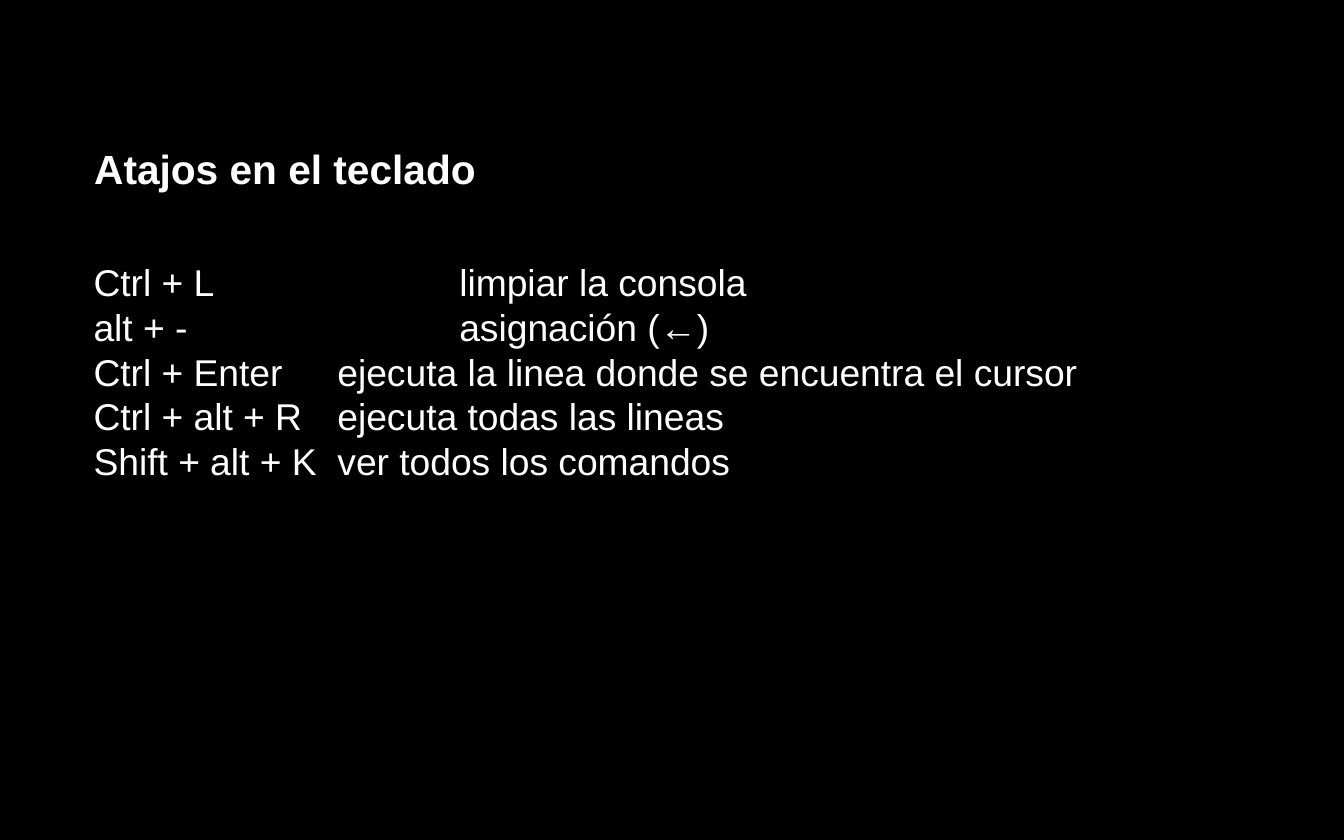
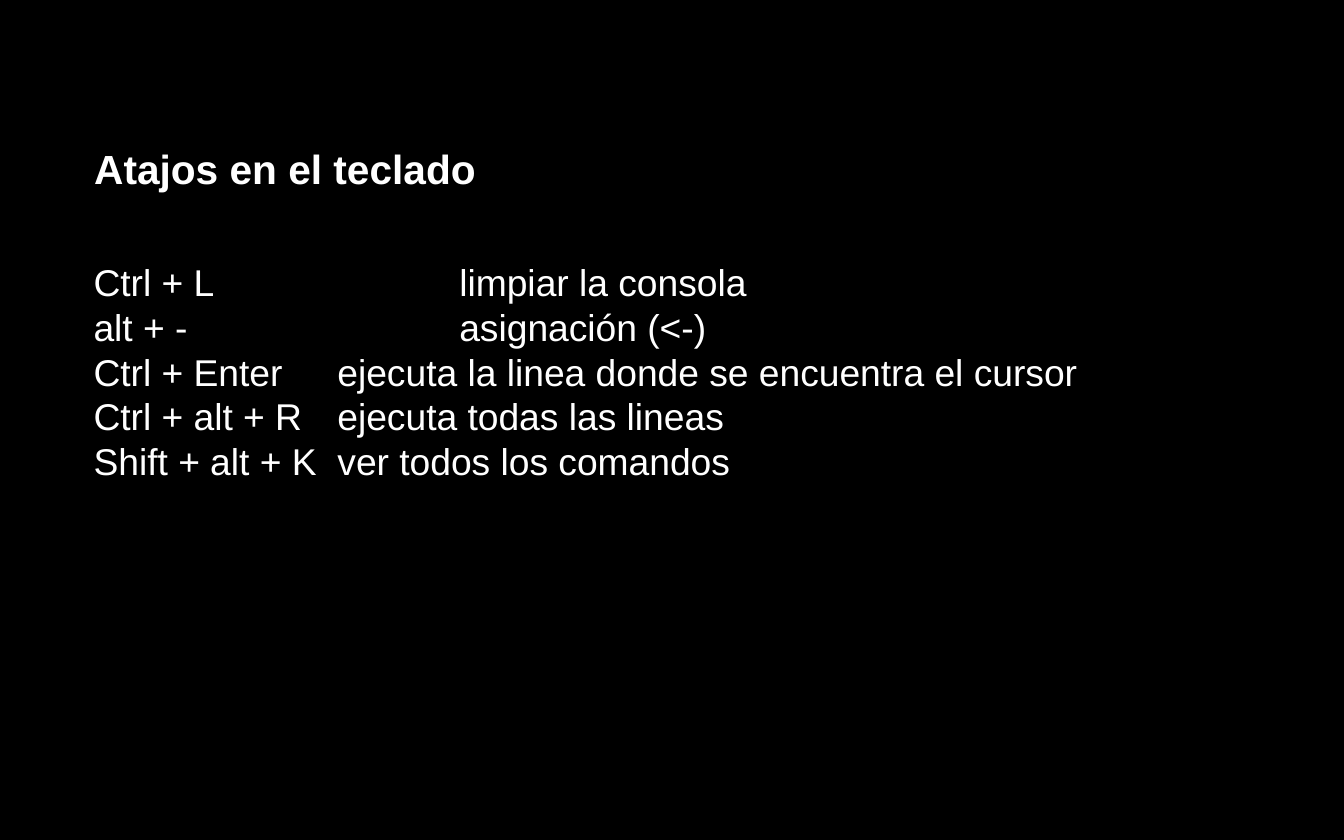
Before and after one commit to lebalcazar/R_IITCA, a slide deck: slide 7 of Presentacion/presentacion_01.odp (slide 8 before the commit). Drawn at 1344x840 pixels with LibreOffice and Linux fonts; fonts in the diff are those of the drawing. Boxes give left, top, right and bottom in pixels: in the first picture for what was removed or moved away, otherwise in the second. Text is boxed around its words. In the diff, an @@ line names an element or a change of style, - is before the commit and + after.

```diff
--- a/Presentacion/presentacion_01.odp
+++ b/Presentacion/presentacion_01.odp
@@ title at (94,269,1077,476): text changed @@
-Ctrl + L limpiar la consola
-alt + - asignación (←)
-Ctrl + Enter ejecuta la linea donde se encuentra el cursor
-Ctrl + alt + R ejecuta todas las lineas
-Shift + alt + K ver todos los comandos
+Ctrl + L limpiar la consola
+alt + - asignación (<-)
+Ctrl + Enter ejecuta la linea donde se encuentra el cursor
+Ctrl + alt + R ejecuta todas las lineas
+Shift + alt + K ver todos los comandos
```
Also in this commit, not shown: 4 other slides changed, 1 slide added, 5 slides removed, 1 other file.
